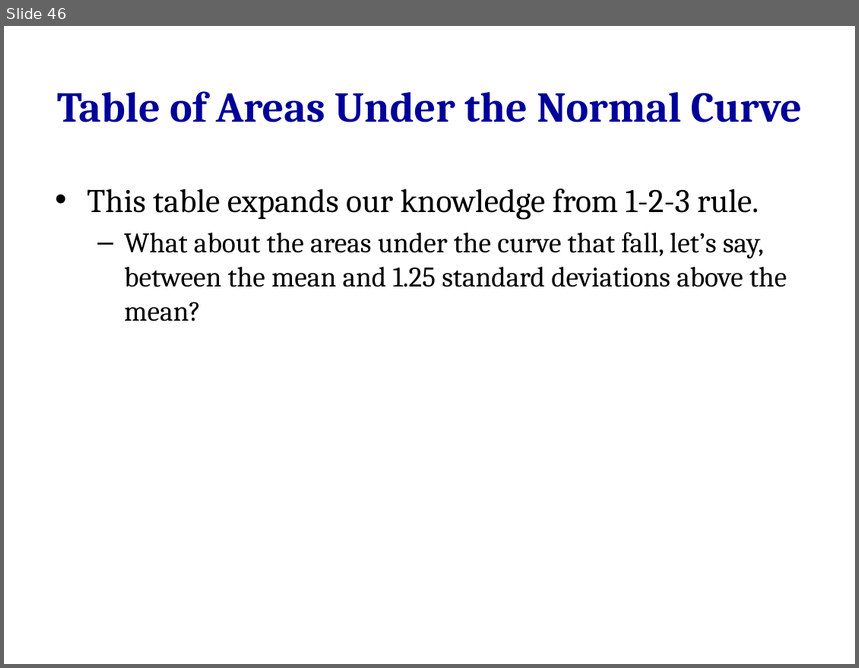
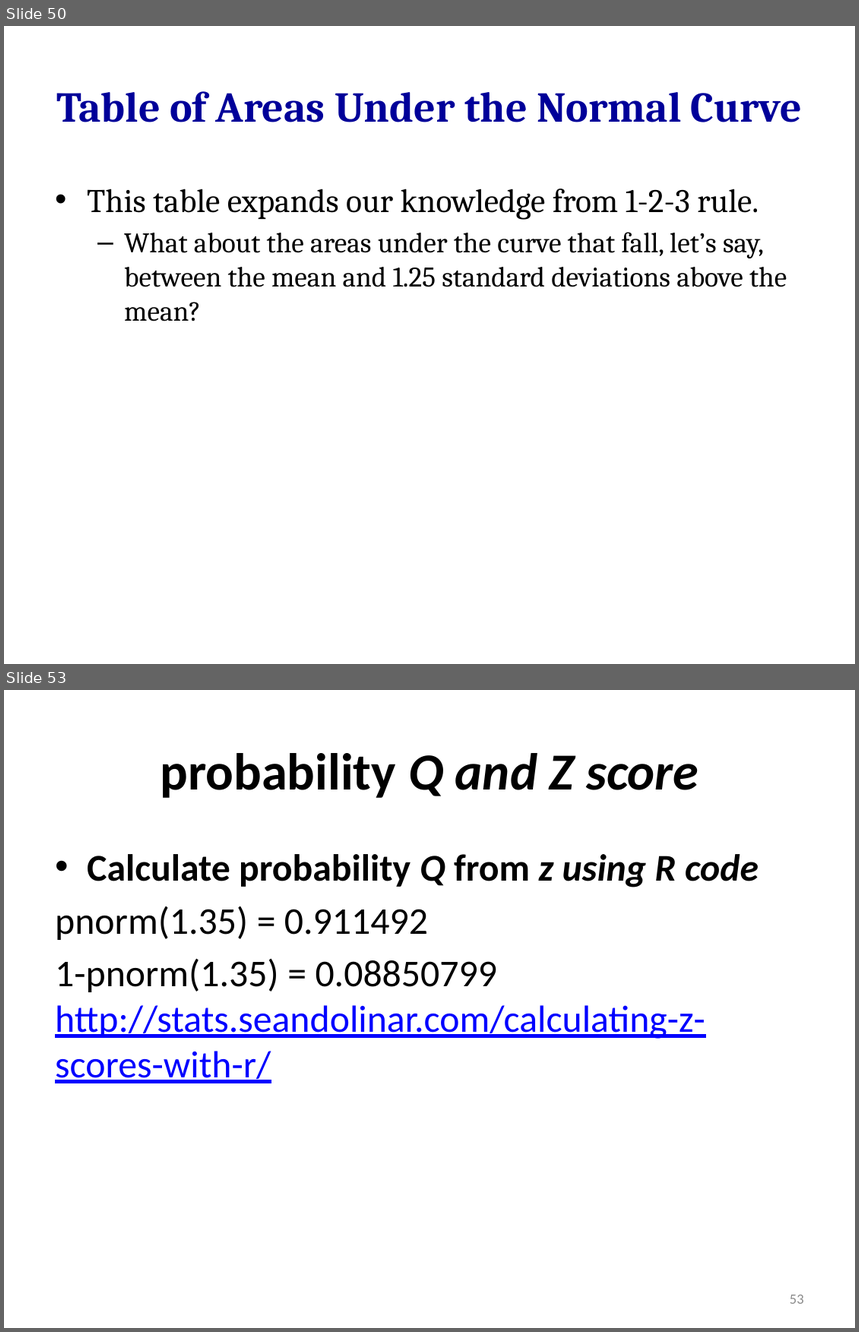
Before and after one commit to hejibo/Psychological-Statistics, a slide deck: Lecture 4 - Measure of Dispersion & Normal Curve/Lecture 4 - Measure of Dispersion & Normal Curve.pptx. Shown one above the other, each under a label of ours: slide 46 before the commit, slides 50 and 53 after it; the slides between them are not shown. The pictures are 859x668 and 859x1332 pixels, drawn with LibreOffice and Linux fonts; fonts in the diff are those of the drawing. Boxes give left, top, right and bottom in pixels: in the first picture for what was removed or moved away, otherwise in the second. Text is boxed around its words. In the diff, an @@ line names an element or a change of style, - is before the commit and + after.

Commit message:
add z score to probability and R code solutions, z-p tables

```diff
--- a/Lecture 4 - Measure of Dispersion & Normal Curve/Lecture 4 - Measure of Dispersion & Normal Curve.pptx
+++ b/Lecture 4 - Measure of Dispersion & Normal Curve/Lecture 4 - Measure of Dispersion & Normal Curve.pptx
@@ slide 53 added at [4, 690, 855, 1328], background #FFFFFF @@
@@ title added at [160, 753, 699, 798], 44 pt, text #000000, bold @@
+probability Q and Z score
@@ text added at [55, 854, 759, 1084], 32 pt, text #000000 @@
+• Calculate probability Q from z using R code
+pnorm(1.35) = 0.911492
+1-pnorm(1.35) = 0.08850799
+http://stats.seandolinar.com/calculating-z-scores-with-r/
@@ page number added at [790, 1295, 804, 1304], 12 pt, text #8C8C8C @@
+53
@@ what was slide 46 is now slide 50 @@
```
Also in this commit, not shown: 3 slides changed, 9 other slides added, 10 other files.
